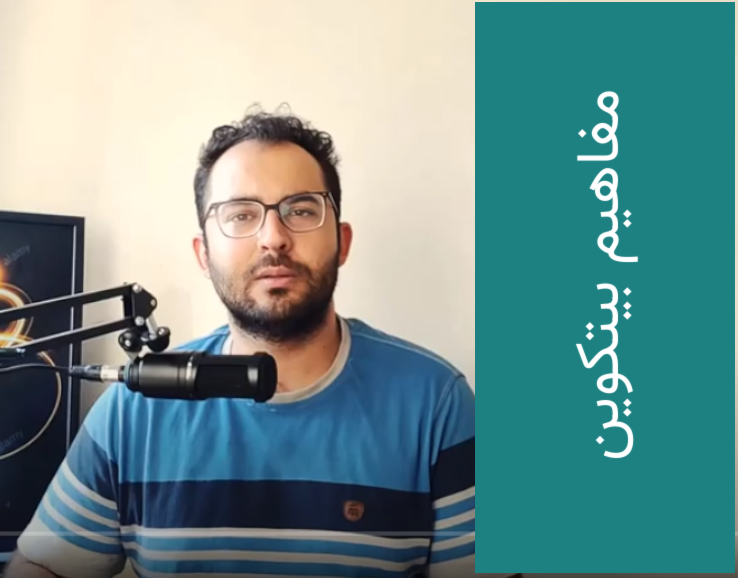
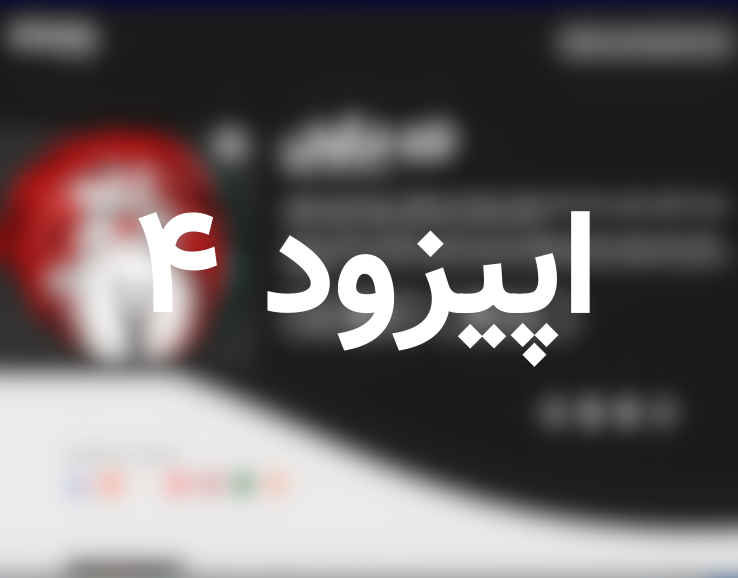
Layers edited between the first and the second 738×578 image:
renamed "اپیزود 1" to "اپیزود 4", showed it, painted on it over 138, 211, 590, 367
removed layer "مفاهیم بیتکوین" over 575, 90, 639, 459
removed layer "Layer" over 475, 2, 735, 573
removed layer "Pasted Layer" over 0, 0, 738, 578
